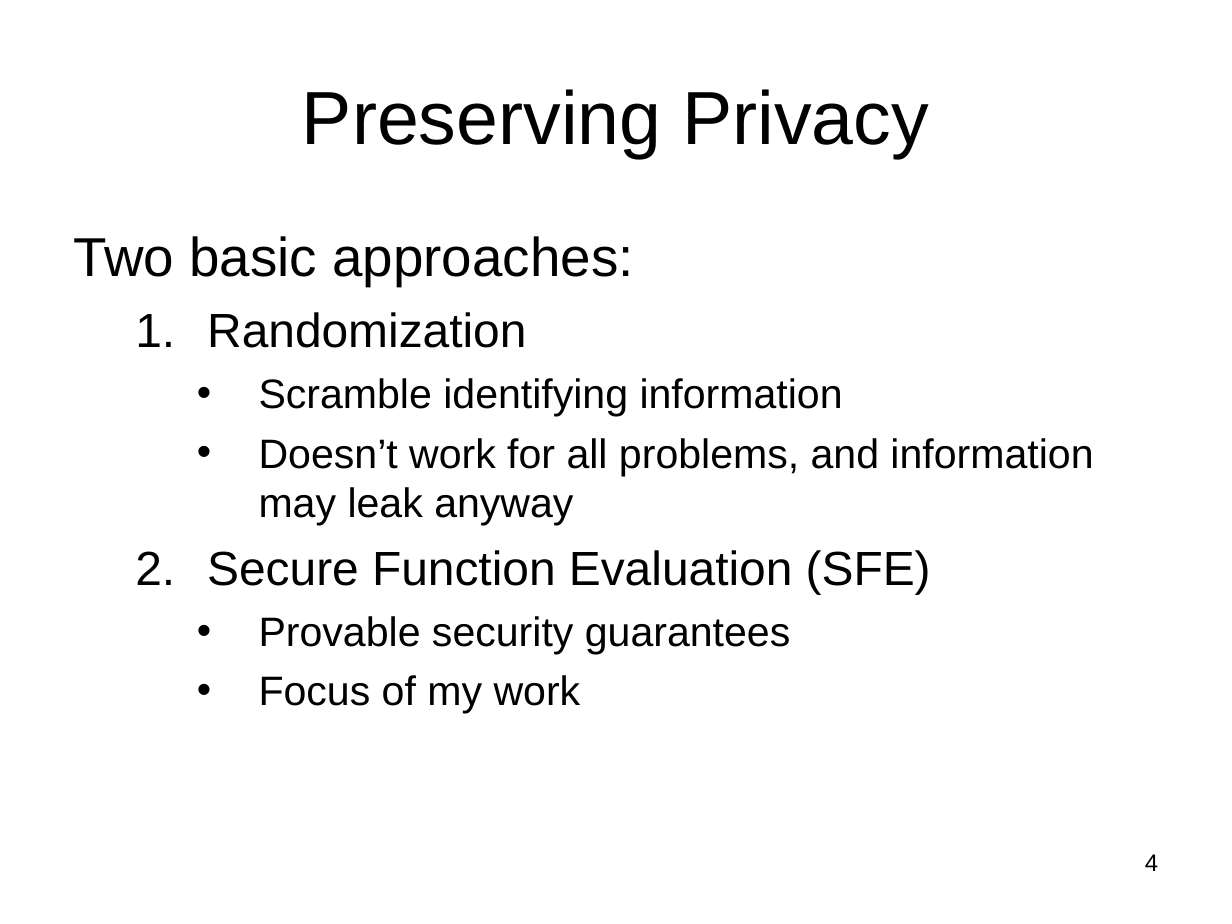
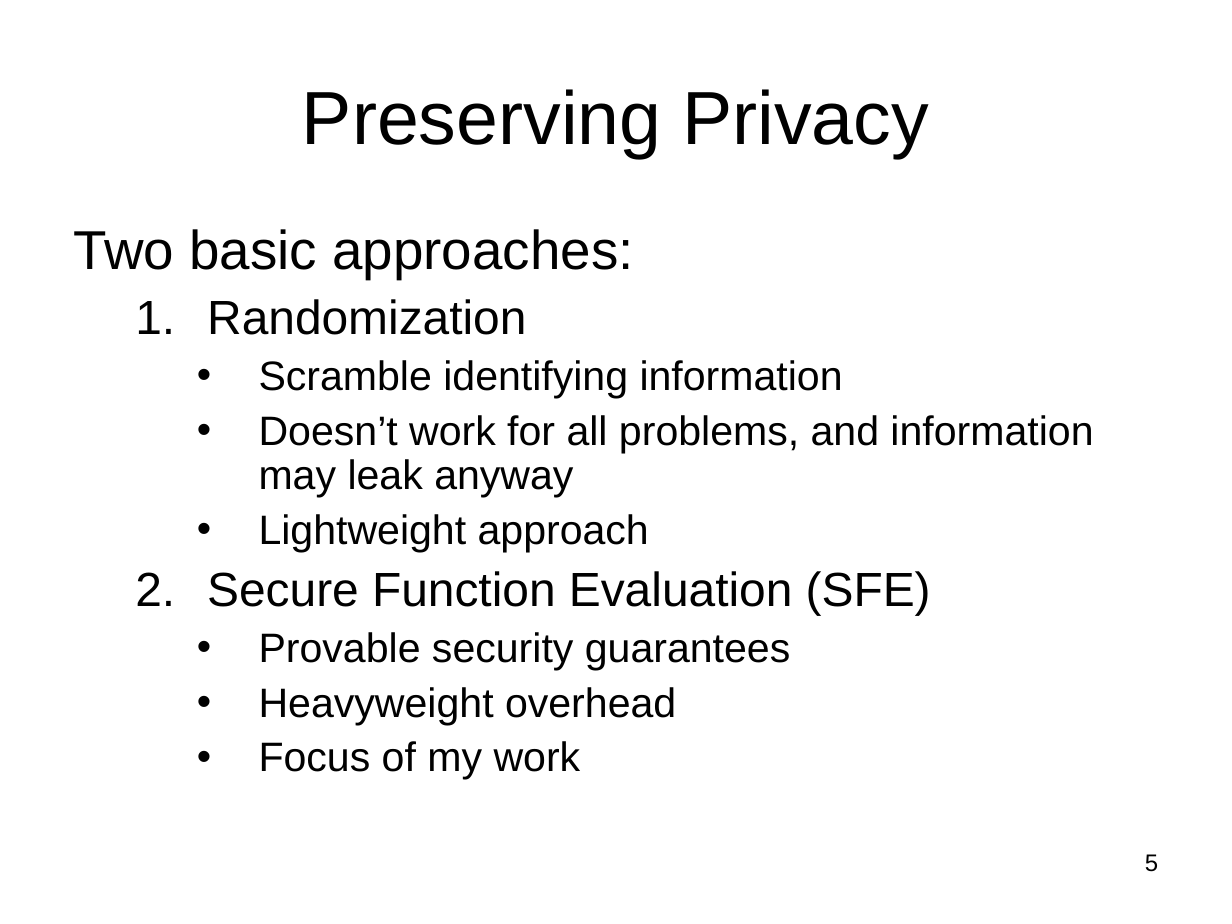
Before and after one commit to lpkruger/sfe-tools, a slide deck: slide 5 of prelim/Prelim-talk.ppt (slide 4 before the commit). Drawn at 1232x924 pixels with LibreOffice and Linux fonts; fonts in the diff are those of the drawing. Boxes give left, top, right and bottom in pixels: in the first picture for what was removed or moved away, otherwise in the second. Text is boxed around its words. In the diff, an @@ line names an element or a change of style, - is before the commit and + after.

```diff
--- a/prelim/Prelim-talk.ppt
+++ b/prelim/Prelim-talk.ppt
@@ text at box(74, 229, 1093, 780): line spacing 1 to 0.9 @@
@@ text at box(259, 514, 649, 552): paragraph added @@
+    • Lightweight approach
@@ text at box(259, 687, 676, 725): paragraph added @@
+    • Heavyweight overhead
@@ page number at box(1145, 854, 1158, 872): text changed @@
-4
+5
```
Also in this commit, not shown: 19 other slides changed, 7 slides added, 1 slide removed, 1 other file.
